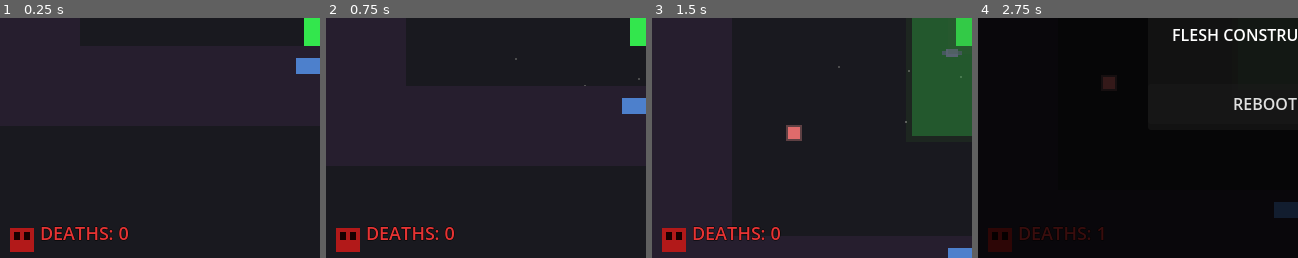
Above: before the commit, frames 1-4 (left to right).
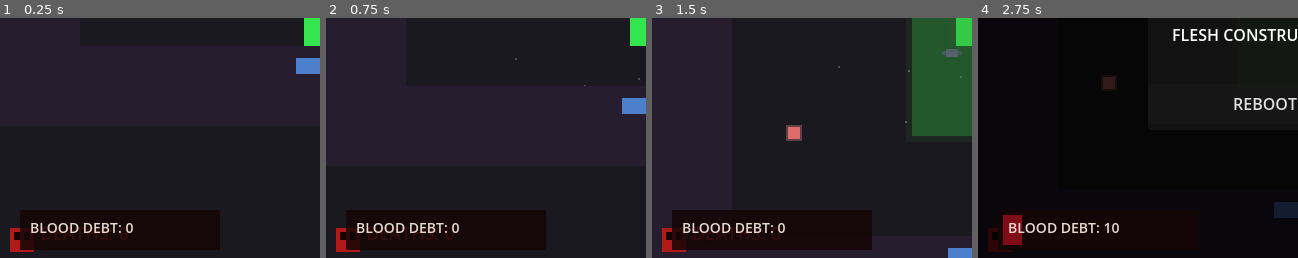
Above: after the commit, the same moments.

Repository: n8Develop/GODMACHINE
Game: Godot game, scene res://scenes/main.tscn
Two runs of this game, one before a commit and one after it. Both use one fixed random seed, a clock stepped at 60 frames per second and the inputs below.
Inputs (mouse positions are % of the whole screen's width and height, from its top left):
- Up to frame 1 (0.25 s): no input
- Up to frame 2 (0.75 s): tap Enter (ui_accept) at 0.5 s; move the mouse to (45, 70) at 0.52 s; hold W (move_up) from 0.53 s (still down); tap Space (attack) at 0.6 s
- Up to frame 3 (1.5 s): keep holding W (move_up); tap Enter (ui_accept) at 0.77, 1.07 s; move the mouse to (80, 65) at 1.27 s; tap Shift (cast_spell) at 1.35 s
- Up to frame 4 (2.75 s): tap Enter (ui_accept) at 1.52, 1.82 s; move the mouse to (20, 35) at 2.02 s; release W (move_up) at 2.03 s; hold A (move_left) from 2.03 s (still down); tap Space (attack) at 2.1 s
The pictures show only the part of the screen within x 0-50%, y 48-98%; the shares and areas given below are measured in that part.

The runs differ from the first frame. In frame 1, 1.5% of the frame differs, in the area x 6-42%, y 85-97%; in frame 2, 1.5%; in frame 3, 5.9%, in the area x 6-69%, y 80-97%; in frame 4, 1.6%.

Commit message:
Cycle 209: inscribe ui_blood_debt_tracker

Diff:
--- a/game/scenes/main.tscn
+++ b/game/scenes/main.tscn
@@ -15,6 +15,7 @@
 [ext_resource type="PackedScene" path="res://scenes/ui_resurrection_cost.tscn" id="13"]
 [ext_resource type="PackedScene" path="res://scenes/ui_darkness_corruption.tscn" id="14"]
 [ext_resource type="PackedScene" path="res://scenes/ui_death_weight.tscn" id="15"]
+[ext_resource type="PackedScene" path="res://scenes/ui_blood_debt.tscn" id="16"]
 
 [node name="Main" type="Node2D"]
 script = ExtResource("1")
@@ -25,6 +26,8 @@
 position = Vector2(320, 400)
 
 [node name="CanvasLayer" type="CanvasLayer" parent="."]
+
+[node name="UIBloodDebt" parent="CanvasLayer" instance=ExtResource("16")]
 
 [node name="UIDeathWeight" parent="CanvasLayer" instance=ExtResource("15")]
 
--- /dev/null
+++ b/game/scenes/ui_blood_debt.tscn
@@ -0,0 +1,13 @@
+[gd_scene load_steps=2 format=3]
+
+[ext_resource type="Script" path="res://scripts/ui_blood_debt.gd" id="1"]
+
+[node name="UIBloodDebt" type="Control"]
+layout_mode = 3
+anchors_preset = 15
+anchor_right = 1.0
+anchor_bottom = 1.0
+grow_horizontal = 2
+grow_vertical = 2
+mouse_filter = 2
+script = ExtResource("1")
--- /dev/null
+++ b/game/scripts/ui_blood_debt.gd
@@ -0,0 +1,161 @@
+extends Control
+class_name UIBloodDebt
+
+@export var debt_increase_per_resurrection: int = 10
+@export var pulse_speed: float = 1.2
+@export var warning_threshold: int = 50
+
+var _current_debt: int = 0
+var _pulse_timer: float = 0.0
+var _debt_bar: ColorRect = null
+var _debt_label: Label = null
+var _warning_glow: ColorRect = null
+
+func _ready() -> void:
+	# Full-screen overlay, non-interactive
+	anchor_right = 1.0
+	anchor_bottom = 1.0
+	mouse_filter = Control.MOUSE_FILTER_IGNORE
+	z_index = 5  # Below death weight but above gameplay
+
+	_load_debt()
+	_create_debt_display()
+
+	# Connect to player death
+	var player := _get_player()
+	if player:
+		var health := player.get_node_or_null("HealthComponent")
+		if health and health.has_signal(&"died"):
+			health.died.connect(_on_player_died)
+
+func _create_debt_display() -> void:
+	# Bottom-left corner display
+	var container := Control.new()
+	container.position = Vector2(20, 420)
+	container.size = Vector2(200, 40)
+	add_child(container)
+
+	# Warning glow (only visible when debt is high)
+	_warning_glow = ColorRect.new()
+	_warning_glow.size = Vector2(220, 60)
+	_warning_glow.position = Vector2(-10, -10)
+	_warning_glow.color = Color(0.8, 0.1, 0.1, 0.0)
+	_warning_glow.z_index = -1
+	container.add_child(_warning_glow)
+
+	# Background
+	var bg := ColorRect.new()
+	bg.size = Vector2(200, 40)
+	bg.color = Color(0.08, 0.02, 0.02, 0.85)
+	container.add_child(bg)
+
+	# Debt bar (fills based on debt)
+	_debt_bar = ColorRect.new()
+	_debt_bar.position = Vector2(5, 5)
+	_debt_bar.size = Vector2(0, 30)
+	_debt_bar.color = Color(0.7, 0.05, 0.1, 0.9)
+	container.add_child(_debt_bar)
+
+	# Label
+	_debt_label = Label.new()
+	_debt_label.position = Vector2(10, 8)
+	_debt_label.add_theme_color_override(&"font_color", Color(0.9, 0.85, 0.8, 1.0))
+	_debt_label.add_theme_font_size_override(&"font_size", 14)
+	container.add_child(_debt_label)
+
+	_update_display()
+
+func _process(delta: float) -> void:
+	_pulse_timer += delta * pulse_speed
+
+	# Pulse the debt bar
+	if _debt_bar and _current_debt > 0:
+		var pulse := 0.85 + (sin(_pulse_timer * TAU) * 0.15)
+		_debt_bar.modulate = Color(pulse, pulse * 0.3, pulse * 0.3, 1.0)
+
+	# Warning glow when debt is high
+	if _warning_glow and _current_debt >= warning_threshold:
+		var glow_intensity := 0.15 + (sin(_pulse_timer * TAU * 2.0) * 0.1)
+		_warning_glow.color.a = glow_intensity
+
+func _get_player() -> Node2D:
+	return get_tree().get_first_node_in_group("player") as Node2D
+
+func _on_player_died() -> void:
+	_current_debt += debt_increase_per_resurrection
+	_save_debt()
+	_update_display()
+	_play_debt_sound()
+
+	# Flash the display
+	if _debt_bar:
+		var tween := create_tween()
+		tween.tween_property(_debt_bar, "modulate", Color(2.0, 0.5, 0.5, 1.0), 0.2)
+		tween.tween_property(_debt_bar, "modulate", Color(1.0, 0.3, 0.3, 1.0), 0.3)
+
+func _update_display() -> void:
+	if not _debt_label or not _debt_bar:
+		return
+
+	_debt_label.text = "BLOOD DEBT: %d" % _current_debt
+
+	# Bar grows with debt (capped visually at 100)
+	var visual_debt := mini(_current_debt, 100)
+	var bar_width := (visual_debt / 100.0) * 190.0
+	_debt_bar.size.x = bar_width
+
+	# Color shifts from dark red to bright crimson as debt grows
+	var debt_ratio := clampf(float(_current_debt) / 100.0, 0.0, 1.0)
+	_debt_bar.color = Color(
+		0.5 + (debt_ratio * 0.5),
+		0.05,
+		0.1,
+		0.9
+	)
+
+func _load_debt() -> void:
+	if not FileAccess.file_exists("user://blood_debt.save"):
+		return
+
+	var file := FileAccess.open("user://blood_debt.save", FileAccess.READ)
+	if file:
+		_current_debt = file.get_32()
+		file.close()
+
+func _save_debt() -> void:
+	var file := FileAccess.open("user://blood_debt.save", FileAccess.WRITE)
+	if file:
+		file.store_32(_current_debt)
+		file.close()
+
+func _play_debt_sound() -> void:
+	var player := AudioStreamPlayer.new()
+	get_tree().current_scene.add_child(player)
+
+	var gen := AudioStreamGenerator.new()
+	gen.mix_rate = 22050.0
+	gen.buffer_length = 0.5
+	player.stream = gen
+	player.volume_db = -14.0
+	player.play()
+
+	var playback := player.get_stream_playback() as AudioStreamGeneratorPlayback
+	if playback:
+		var frames := int(gen.mix_rate * 0.5)
+		var phase := 0.0
+		for i in range(frames):
+			var t := float(i) / frames
+			# Low, ominous toll
+			var freq := 120.0 - (t * 40.0)
+			phase += freq / gen.mix_rate
+			var sample := sin(phase * TAU) * 0.4 * (1.0 - t * 0.6)
+			playback.push_frame(Vector2(sample, sample))
+
+	await get_tree().create_timer(0.55).timeout
+	player.queue_free()
+
+func get_current_debt() -> int:
+	return _current_debt
+
+func _exit_tree() -> void:
+	_save_debt()
Not shown: 1 places in game/scenes/main.tscn that only renumber resources
Not shown, changed: lore/cycle_archive.xml
Not shown, changed: lore/cycle_log.xml
Not shown, changed: lore/learnings.md
Not shown, changed: lore/world_state.xml
